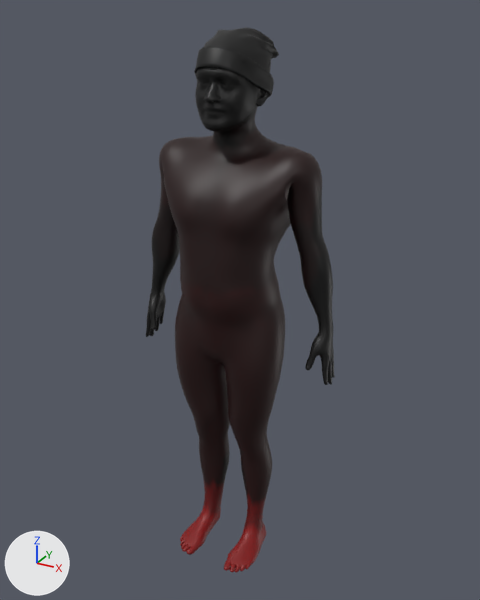
An edit to the glTF model assets/mirror/kenil/avatar.glb, drawn before and after from the same camera.
The view is the same before and after, from a 50 mm camera at (1.016, -1.78, 1.905) aimed at (0.017, 0.036, 0.996). Lighting does not change. The marker at lower left points along +X, +Y and +Z. The older version comes first. Where no turn or scale is listed for an object, it has been applied to the vertices. Vertices at exactly the same position are counted once.
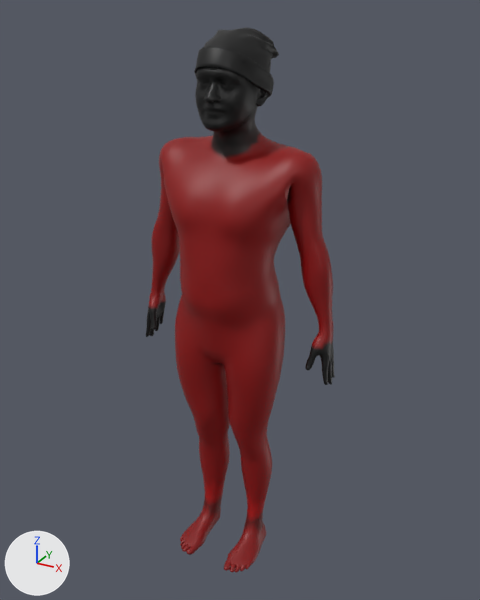
Commit message: Mirror: Avaturn outfit as a fixed one-piece look on My avatar; slot identity includes the avatar so switching avatars swaps every garment

Changed parts and their boxes [x1, y1, x2, y2] in the pictures (480 x 600 px):
```json
{"part": 1, "of": "me_mesh_0", "change": "recoloured", "before": [159, 132, 322, 523], "after": [159, 132, 322, 523], "on screen": "dark red to red"}
{"part": 2, "of": "me_mesh_0", "change": "recoloured", "before": [148, 149, 333, 494], "after": [148, 149, 333, 494]}
```

The change, as JSON lines over the scene's bpy script:
```json
{"block": "me_mesh_0", "where": "me_mesh_0.from_pydata(...)  # 9112 vertices, 18220 faces; spans x 0.0..0.73, y -0.37..-0.01, z 0.0..1.84"}
{"block": "me_mesh_0", "where": "# used by ob_mesh_0; location = (-0.367, 0.18, 0.003)"}
{"block": "me_mesh_0", "change": "me_mesh_0 part 1: 5096 faces centred in x 0.09..0.65, y -0.34..-0.01, z 0.12..1.57 are repainted in the vertex colours; the middle colour goes from dark red #2e0000 to red #c00000"}
{"block": "me_mesh_0", "change": "me_mesh_0 part 2: 2055 faces centred in x 0.01..0.72, y -0.21..-0.05, z 0.23..1.57 are repainted in the vertex colours; the middle colour goes from black #000000 to red #bc0000"}
```
